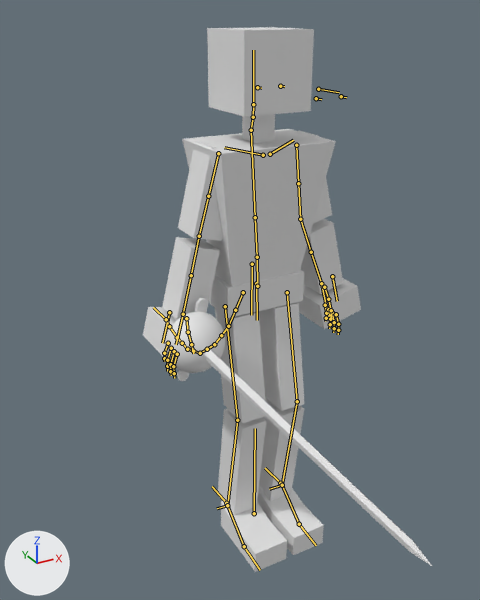
An edit to the Blender file Blender/PlayerRig01.blend, drawn before and after from the same camera.
Before and after are seen from a 50 mm camera at (-1.05, -1.79, 1.83) aimed at (-0.17, -0.19, 1.03). Arrows for +X, +Y and +Z are at lower left; the lights stay in place. The bones that bend it are drawn over the model as lines.

The first picture shows 'Rapier01_Cube', 'TheChosenOne'.
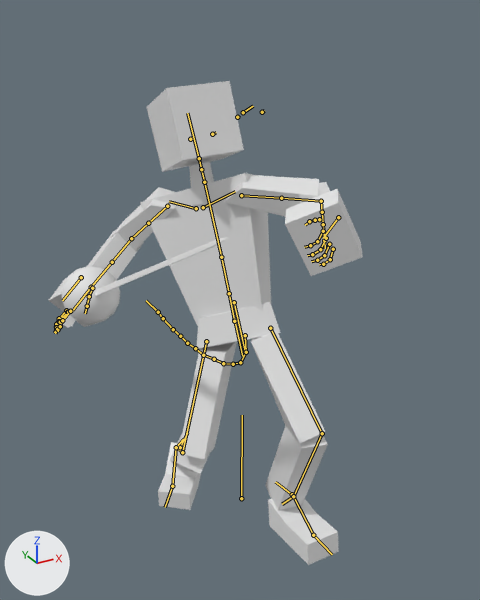
The newer file adds an action. The first version stands in its rest pose; the second is drawn at frame 47 of the action 'Combat_Movement_Stagger01'.

Pixel boxes (x1, y1, x2, y2) of what changed, in the pictures (480 x 600 px):
'TheChosenOne', posed (44% wider, 11% shorter): before (143, 27, 361, 572); after (49, 81, 363, 565)
'Rapier01_Cube', posed (38% narrower, 66% shorter): before (164, 298, 433, 567); after (62, 237, 228, 328)
bone 'root_bone', root to tip: before (254, 513) to (255, 428); after (241, 498) to (242, 415)
bone 'Hip_root', root to tip: before (252, 264) to (251, 315); after (234, 302) to (245, 353)
bone 'HipControl', root to tip: before (256, 283) to (257, 320); after (234, 319) to (242, 356)
bone 'Femur.R', root to tip: before (225, 306) to (237, 420); after (206, 341) to (182, 452)
bone 'Femur.L', root to tip: before (287, 292) to (297, 401); after (270, 328) to (322, 433)
bone 'spine.002', root to tip: before (257, 257) to (255, 217); after (229, 293) to (221, 257)
bone 'spine.003', root to tip: before (255, 217) to (251, 130); after (221, 257) to (204, 182)
bone 'Neck.001', root to tip: before (251, 130) to (253, 117); after (204, 182) to (201, 169)
bone 'Neck.002', root to tip: before (253, 117) to (253, 104); after (201, 169) to (199, 158)
bone 'Head', root to tip: before (253, 104) to (253, 50); after (199, 158) to (187, 113)
bone 'Eye_Controller_Main', root to tip: before (318, 89) to (339, 92); after (243, 112) to (253, 106)
bone 'Humerus.R', root to tip: before (218, 153) to (208, 196); after (167, 206) to (148, 223)
bone 'Humerus.R.001', root to tip: before (208, 196) to (199, 236); after (148, 223) to (131, 238)
bone 'Ulna.R', root to tip: before (199, 236) to (191, 275); after (131, 238) to (112, 262)
bone 'Humerus.L', root to tip: before (296, 145) to (298, 183); after (241, 195) to (281, 198)
bone 'Humerus.L.001', root to tip: before (298, 183) to (300, 219); after (281, 198) to (321, 201)
bone 'Ulna.L', root to tip: before (300, 219) to (311, 252); after (321, 201) to (322, 212)
bone 'Ulna.L.001', root to tip: before (311, 252) to (321, 283); after (322, 212) to (323, 224)
bone 'Foot_Control.R', root to tip: before (226, 503) to (212, 486); after (180, 447) to (187, 433)
bone 'Tarsals.R', root to tip: before (244, 546) to (227, 505); after (172, 486) to (176, 447)
bone 'Foot_Control.L', root to tip: before (280, 483) to (265, 468); after (292, 494) to (275, 482)

The change in detail:
Bone 'root_bone' (bone_root_bone) moves from (0.0, 0.0, 0.0) to (0.0, 0.0, -0.1).
Bone 'Hip_root' (bone_hip_root) moves from (0.0, 0.0, 0.0) to (0.0, 0.191, 0.026).
Bone 'Hip_root' (bone_hip_root) turns from (0, 0, 0) to (-36, 39, -25) degrees about its own x, y and z.
Bone 'HipControl' (bone_hipcontrol) turns from (0, 0, 0) to (0, -5, 0) degrees about its own x, y and z.
Bone 'Femur.R' (bone_femur_r) turns from (0, 0, 0) to (0, 3, 5) degrees about its own x, y and z.
Bone 'Femur.L' (bone_femur_l) turns from (0, 0, 0) to (15, -11, -31) degrees about its own x, y and z.
Bone 'spine.002' (bone_spine_002) turns from (0, 0, 0) to (8, 1, -2) degrees about its own x, y and z.
Bone 'spine.003' (bone_spine_003) turns from (0, 0, 0) to (18, -3, -6) degrees about its own x, y and z.
Bone 'Neck.001' (bone_neck_001) turns from (0, 0, 0) to (21, 25, 11) degrees about its own x, y and z.
Bone 'Neck.002' (bone_neck_002) turns from (0, 0, 0) to (0, 7, 1) degrees about its own x, y and z.
Bone 'Head' (bone_head) turns from (0, 0, 0) to (0, 5, 0) degrees about its own x, y and z.
Bone 'Eye_Controller_Main' (bone_eye_controller_main) moves from (0.0, 0.0, 0.0) to (-0.072, -0.017, 0.0).
Bone 'Humerus.R' (bone_humerus_r) turns from (0, 0, 0) to (12, -35, 40) degrees about its own x, y and z.
Bone 'Humerus.R.001' (bone_humerus_r_001) turns from (0, 0, 0) to (0, 40, 0) degrees about its own x, y and z.
Bone 'Ulna.R' (bone_ulna_r) turns from (0, 0, 0) to (-65, 0, 0) degrees about its own x, y and z.
Bone 'Humerus.L' (bone_humerus_l) turns from (0, 0, 0) to (17, -8, -59) degrees about its own x, y and z.
Bone 'Humerus.L.001' (bone_humerus_l_001) turns from (0, 0, 0) to (0, 7, 0) degrees about its own x, y and z.
Bone 'Ulna.L' (bone_ulna_l) turns from (0, 0, 0) to (-81, 0, 0) degrees about its own x, y and z.
Bone 'Ulna.L.001' (bone_ulna_l_001) turns from (0, 0, 0) to (0, -74, 0) degrees about its own x, y and z.
Bone 'Foot_Control.R' (bone_foot_control_r) moves from (0.0, 0.0, 0.0) to (0.0, 0.329, -0.007).
Bone 'Foot_Control.R' (bone_foot_control_r) turns from (0, 0, 0) to (1, 3, 39) degrees about its own x, y and z.
Bone 'Tarsals.R' (bone_tarsals_r) turns from (0, 0, 0) to (25, 0, 0) degrees about its own x, y and z.
Bone 'Foot_Control.L' (bone_foot_control_l) moves from (0.0, 0.0, 0.0) to (0.0, -0.184, -0.009).
Bone 'Foot_Control.L' (bone_foot_control_l) turns from (0, 0, 0) to (-7, 0, 0) degrees about its own x, y and z.
